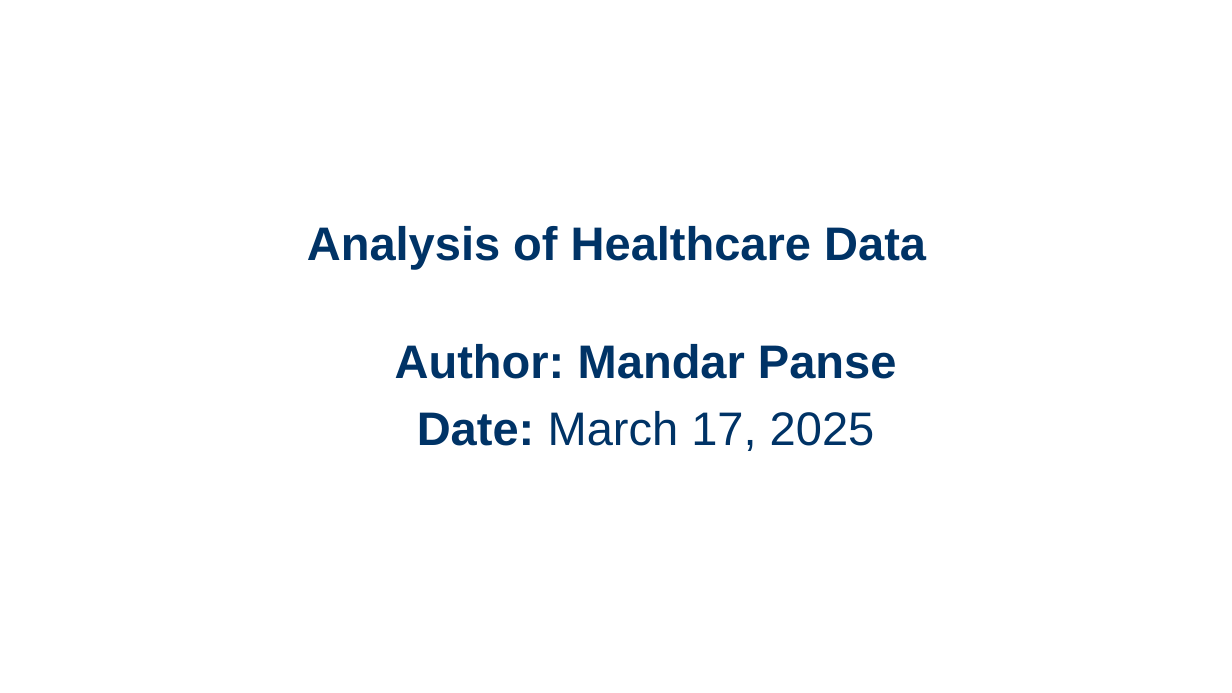
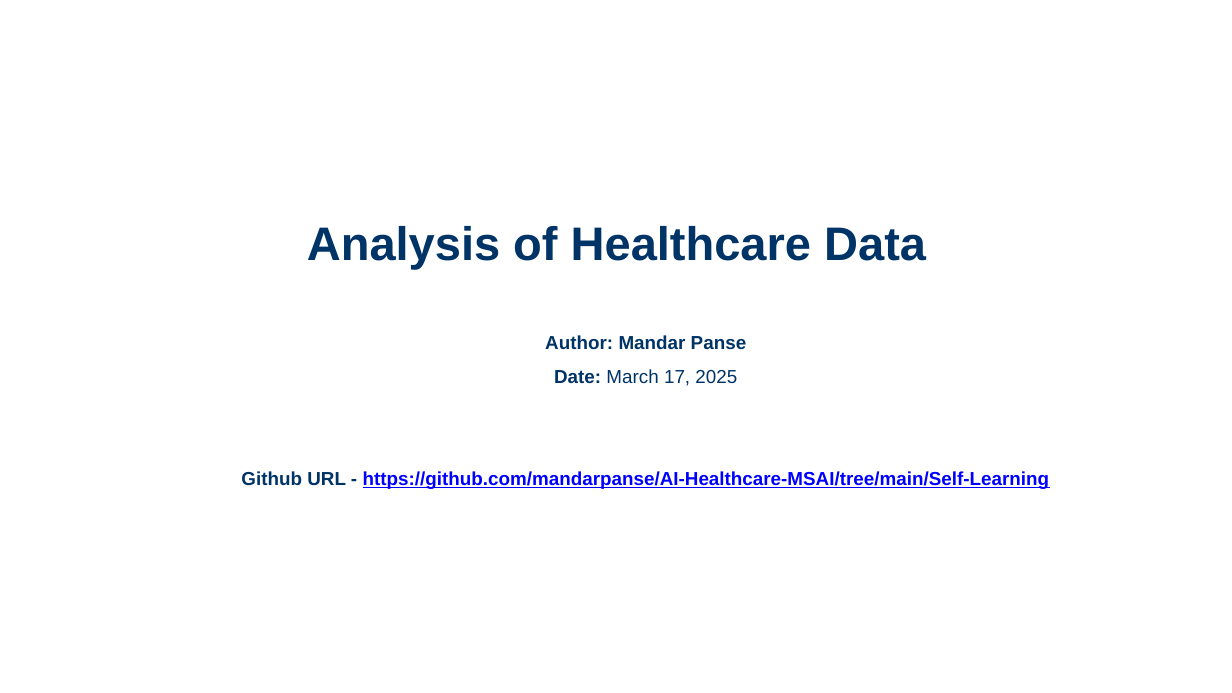
Before and after one commit to mandarpanse/AI-Healthcare-MSAI, a slide deck: slide 1 of Self-Learning/Healthcare_Data_Analysis_Presentation.pptx. Drawn at 1232x693 pixels with LibreOffice and Linux fonts; fonts in the diff are those of the drawing. Boxes give left, top, right and bottom in pixels: in the first picture for what was removed or moved away, otherwise in the second. Text is boxed around its words. In the diff, an @@ line names an element or a change of style, - is before the commit and + after.

```diff
--- a/Self-Learning/Healthcare_Data_Analysis_Presentation.pptx
+++ b/Self-Learning/Healthcare_Data_Analysis_Presentation.pptx
@@ subtitle at <box>545,335,746,386</box>: size 44 to 17.6 pt in "Author: Mandar Panse", "Date: March 17, 2025" @@
@@ subtitle at <box>241,471,1049,489</box>: paragraph added @@
+Github URL - https://github.com/mandarpanse/AI-Healthcare-MSAI/tree/main/Self-Learning
```
